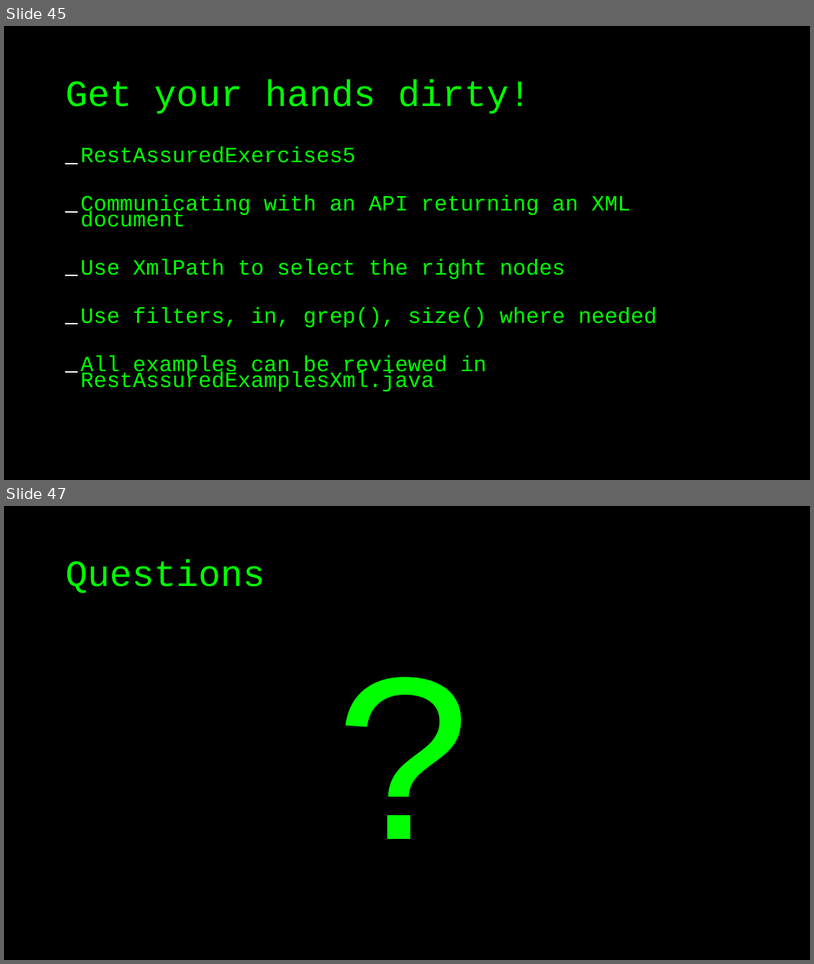
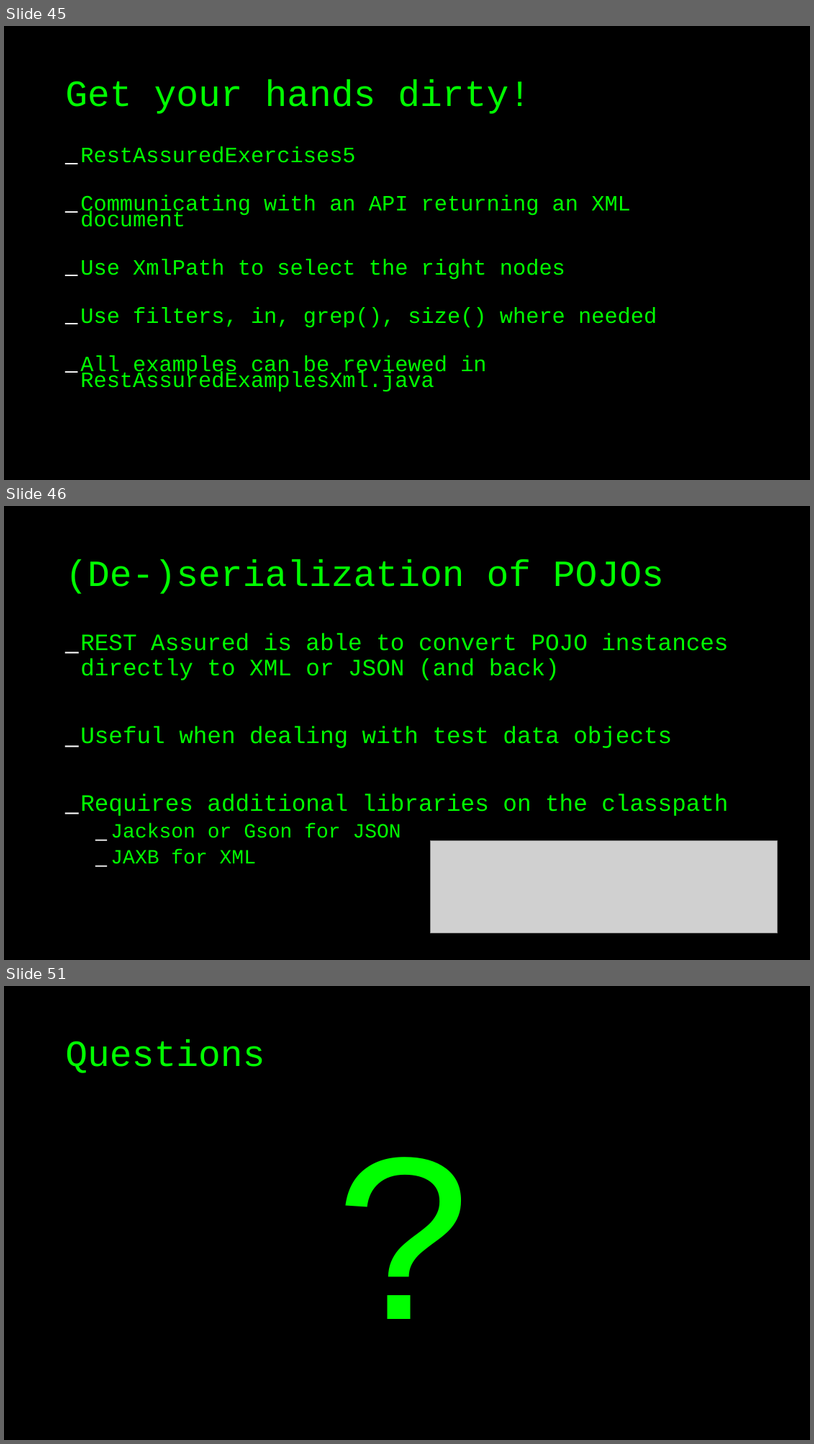
Before and after one commit to basdijkstra/rest-assured-workshop, a slide deck: RestAssuredWorkshop.odp. Shown one above the other, each under a label of ours: slides 45 and 47 before the commit, slides 45, 46 and 51 after it; the slides between them are not shown. The pictures are 814x964 and 814x1444 pixels, drawn with LibreOffice and Linux fonts; fonts in the diff are those of the drawing; grey boxes stand for pictures. Boxes give left, top, right and bottom in pixels: in the first picture for what was removed or moved away, otherwise in the second. Text is boxed around its words. In the diff, an @@ line names an element or a change of style, - is before the commit and + after.

```diff
--- a/RestAssuredWorkshop.odp
+++ b/RestAssuredWorkshop.odp
@@ slide 46 added at (x1=4, y1=506, x2=810, y2=960), background #000000 @@
@@ title added at (x1=65, y1=559, x2=664, y2=594), 44 pt, text #00FF00 @@
+(De-)serialization of POJOs
@@ text added at (x1=80, y1=633, x2=728, y2=864), 28 pt, text #00FF00 @@
+_ REST Assured is able to convert POJO instances directly to XML or JSON (and back)
+_ Useful when dealing with test data objects
+_ Requires additional libraries on the classpath
+  _ Jackson or Gson for JSON
+  _ JAXB for XML
@@ picture added at (x1=431, y1=841, x2=778, y2=932) @@
@@ what was slide 47 is now slide 51 @@
```
Also in this commit, not shown: 4 other slides added, 1 slide removed, 6 other files.
